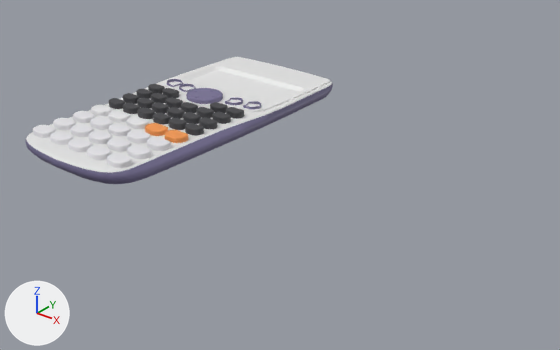
The FBX model Assets/Prefabs/calculator.fbx, before and after one commit.
Rendered twice from a camera (50 mm lens) standing at (1.161, -1.087, 0.645) and looking at (0.277, 0.019, -0.041). The lights are fixed; the arrows at lower left show +X, +Y and +Z. Where no turn or scale is listed for an object, it has been applied to the vertices.
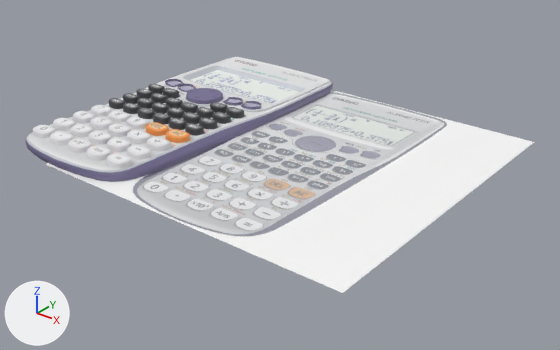
The newer file is also rescaled (x1.119), turned or shifted as a whole; pictures and numbers use the older file's frame.

The change in detail:
Picture 'CJFX100AU.jpg' (img_cjfx100au_jpg) is new.
Material 'CJFX100AU' (mat_cjfx100au) is new.
Uses the picture img_cjfx100au_jpg.
Mesh me_cjfx100au is new.
It has 4 vertices, 1 face and spans x -0.344..0.344, y -0.344..0.344, z 0.0.
It uses material mat_cjfx100au.
Object 'Cube.006' (ob_cube_006) moves from (0.055, -0.103, 0.03) to (0.055, -0.1, 0.03).
Object 'Cube.006' (ob_cube_006) is rescaled from (0.18, 0.192, 0.122) to (0.186, 0.199, 0.126).
Object 'CJFX100AU' (ob_cjfx100au) is new; it shows me_cjfx100au.
Its location is (0.313, 0.029, 0.015).

What differs and where, as boxes (x1, y1, x2, y2) in the pictures (560 x 350 px):
'CJFX100AU', added
    after: (45, 90, 534, 293)
'Cube.006', moved, rescaled
    before: (145, 123, 188, 143)
    after: (145, 122, 190, 143)
